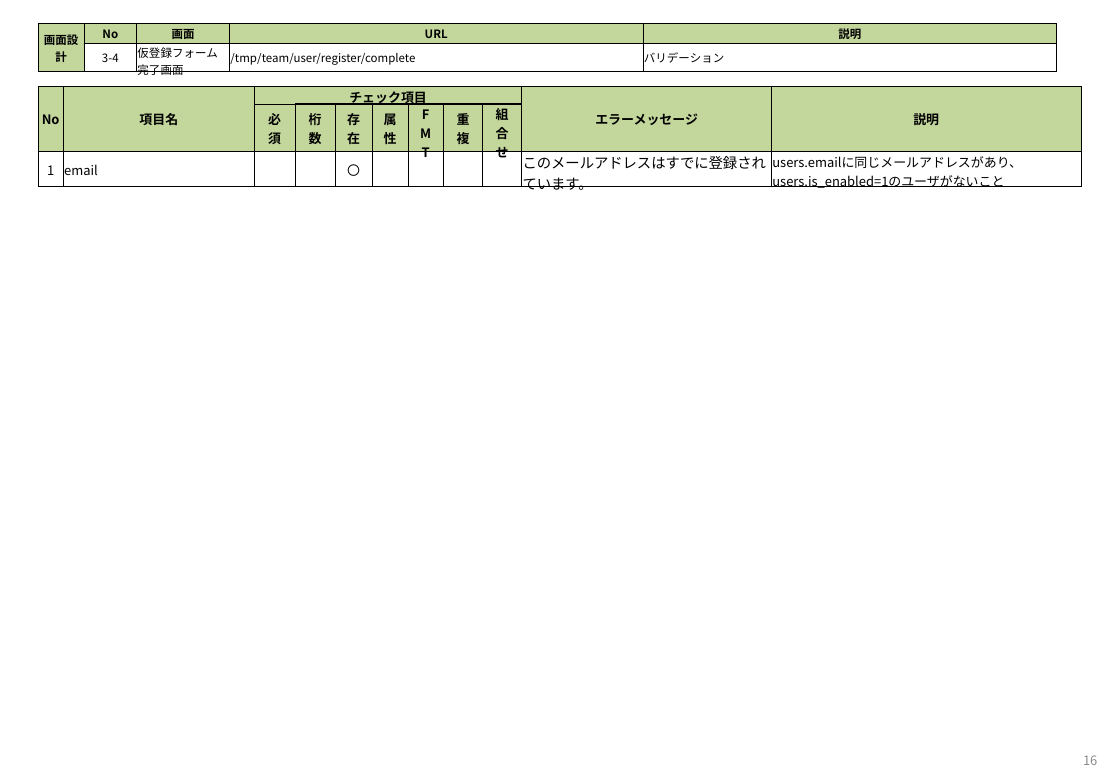
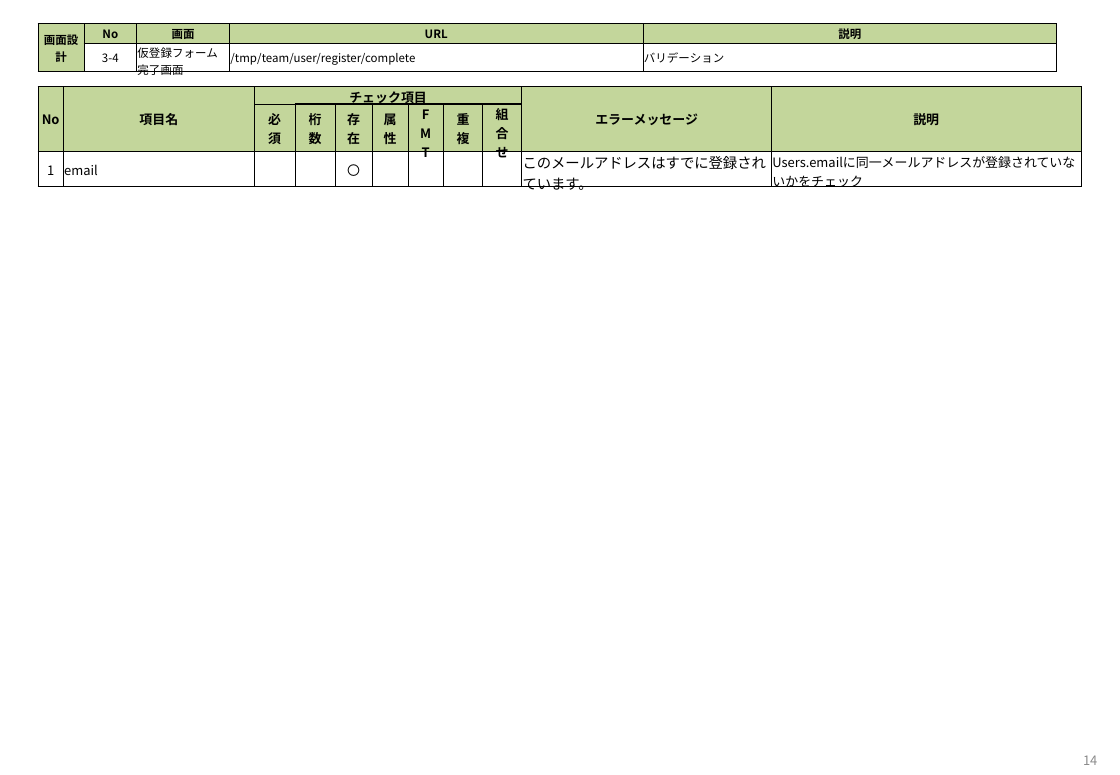
Before and after one commit to tooiea/OnLineDatingWithSportsApp, a slide deck: slide 14 of documents/OLDs_temp_team_user_register_document_spec.pptx (slide 16 before the commit). Drawn at 1120x775 pixels with LibreOffice and Linux fonts; fonts in the diff are those of the drawing. Boxes give left, top, right and bottom in pixels: in the first picture for what was removed or moved away, otherwise in the second. Text is boxed around its words. In the diff, an @@ line names an element or a change of style, - is before the commit and + after.

```diff
--- a/documents/OLDs_temp_team_user_register_document_spec.pptx
+++ b/documents/OLDs_temp_team_user_register_document_spec.pptx
@@ table at (38,87,1081,194) @@
-row 3, column 11: users.emailに同じメールアドレスがあり、 / users.is_enabled=1のユーザがないこと
+row 3, column 11: Users.emailに同一メールアドレスが登録されていないかをチェック
@@ page number at (1083,755,1097,765): text changed @@
-16
+14
```
Also in this commit, not shown: 8 other slides changed, 2 slides removed, 4 other files.
